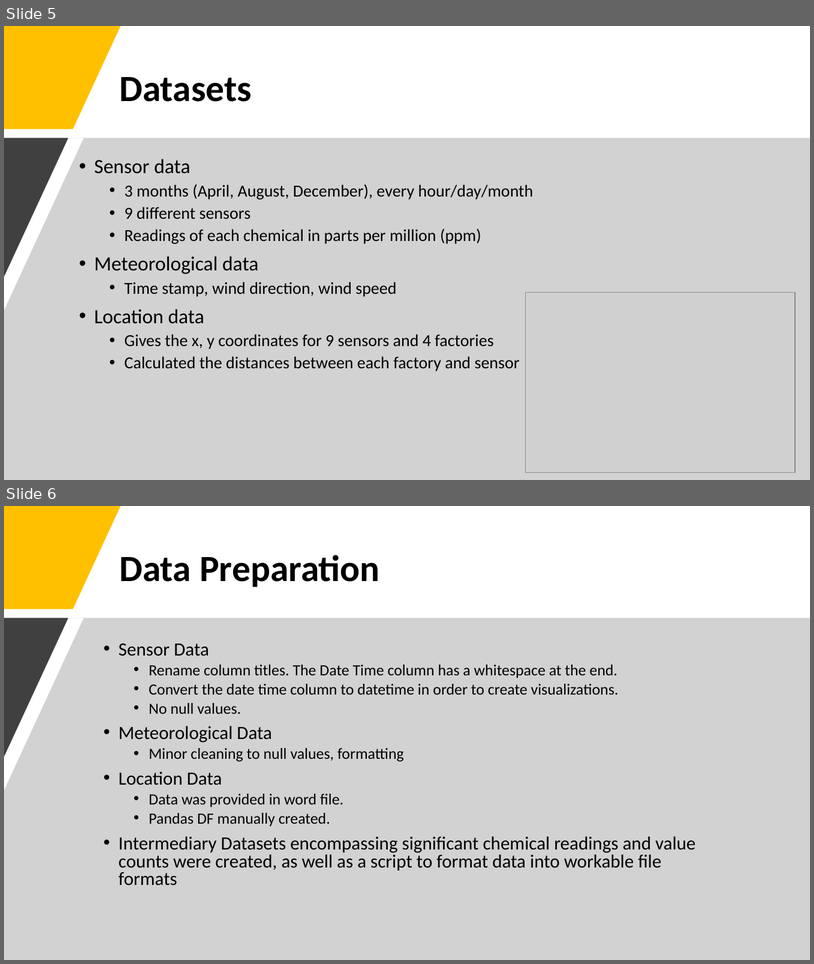
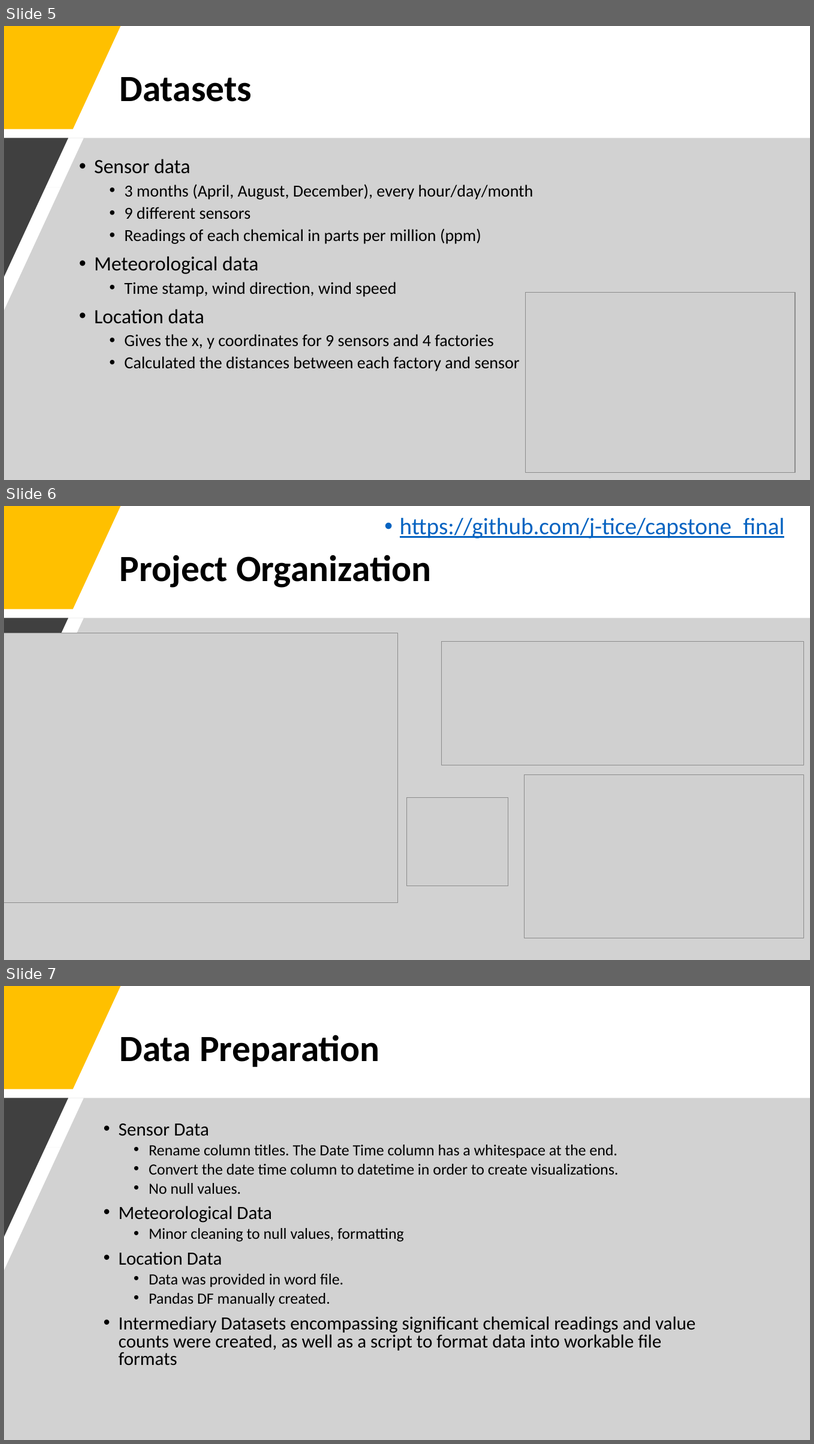
Before and after one commit to j-tice/capstone_final, a slide deck: Capstone Final Project Presentation.pptx. Shown one above the other, each under a label of ours: slides 5 and 6 before the commit, slides 5, 6 and 7 after it. The pictures are 814x964 and 814x1444 pixels, drawn with LibreOffice and Linux fonts; fonts in the diff are those of the drawing; grey boxes stand for pictures. Boxes give left, top, right and bottom in pixels: in the first picture for what was removed or moved away, otherwise in the second. Text is boxed around its words. In the diff, an @@ line names an element or a change of style, - is before the commit and + after.

```diff
--- a/Capstone Final Project Presentation.pptx
+++ b/Capstone Final Project Presentation.pptx
@@ slide 6 added at <box>4,506,810,960</box>, background #FFFFFF @@
@@ freeform shape added at <box>4,506,121,609</box>, fill #FFC000 @@
@@ text added at <box>400,517,785,538</box>, 28 pt, text #0563C1, underline @@
+• https://github.com/j-tice/capstone_final
@@ title added at <box>119,555,431,588</box>, 44 pt, text #000000, bold @@
+Project Organization
@@ freeform shape added at <box>4,618,810,960</box>, fill #A6A6A6 at 50% opacity @@
@@ freeform shape added at <box>4,618,68,756</box>, fill #404040 @@
@@ picture added at <box>4,633,398,902</box> @@
@@ picture added at <box>442,642,804,766</box> @@
@@ picture added at <box>525,775,804,938</box> @@
@@ picture added at <box>408,798,509,886</box> @@
@@ what was slide 6 is now slide 7 @@
```
Also in this commit, not shown: 4 slides changed.
